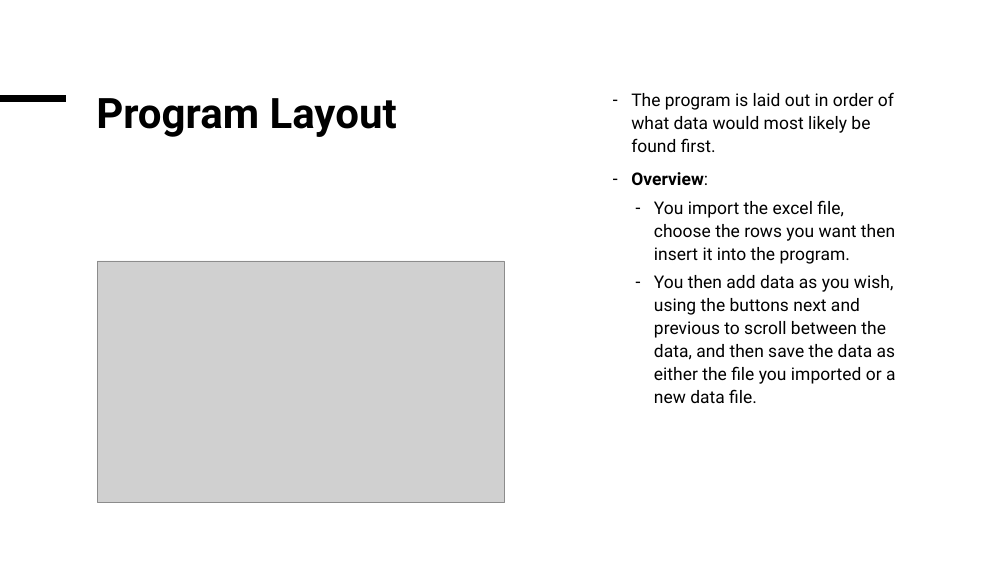
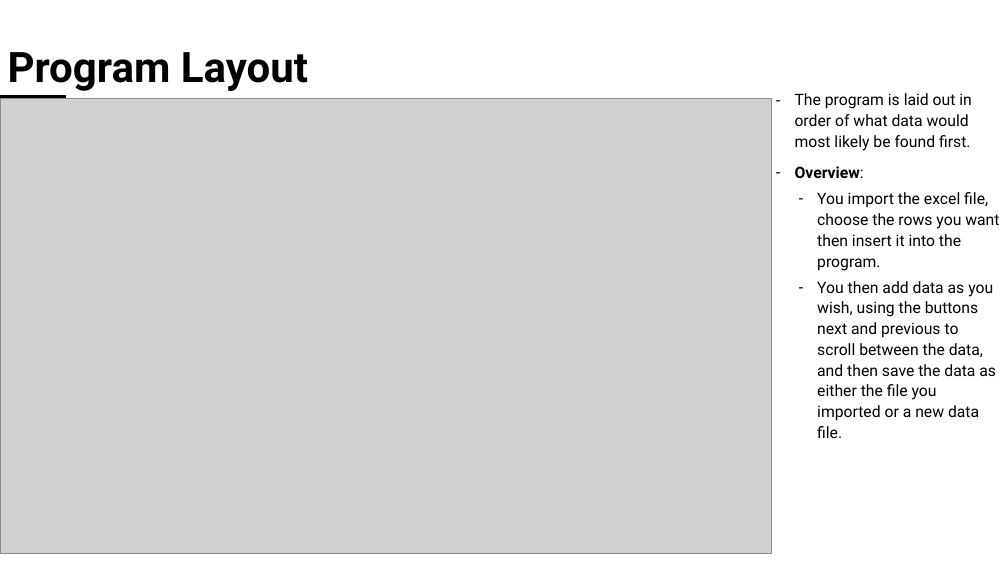
Before and after one commit to D3m0nslay7/HospitalityDataUpdater, a slide deck: slide 4 of Tutorial.pptx (slide 3 before the commit). Drawn at 1008x567 pixels with LibreOffice and Linux fonts; fonts in the diff are those of the drawing; grey boxes stand for pictures. Boxes give left, top, right and bottom in pixels: in the first picture for what was removed or moved away, otherwise in the second. Text is boxed around its words. In the diff, an @@ line names an element or a change of style, - is before the commit and + after.

```diff
--- a/Tutorial.pptx
+++ b/Tutorial.pptx
@@ title "Program Layout": place and size @@
-title "Program Layout" at box(96, 98, 397, 137)
+title "Program Layout" at box(8, 52, 308, 91)
@@ text "The program is laid out ...": place and size @@
-text "The program is laid out ..." at box(631, 92, 896, 403)
+text "The program is laid out ..." at box(795, 93, 999, 438)
@@ text "The program is laid out ..." at box(795, 93, 999, 438): size 16.6 to 15 pt @@
@@ picture added at box(0, 98, 772, 554) @@
@@ picture removed at box(98, 261, 504, 503) @@
```
Also in this commit, not shown: 11 other slides changed, 2 slides added.
